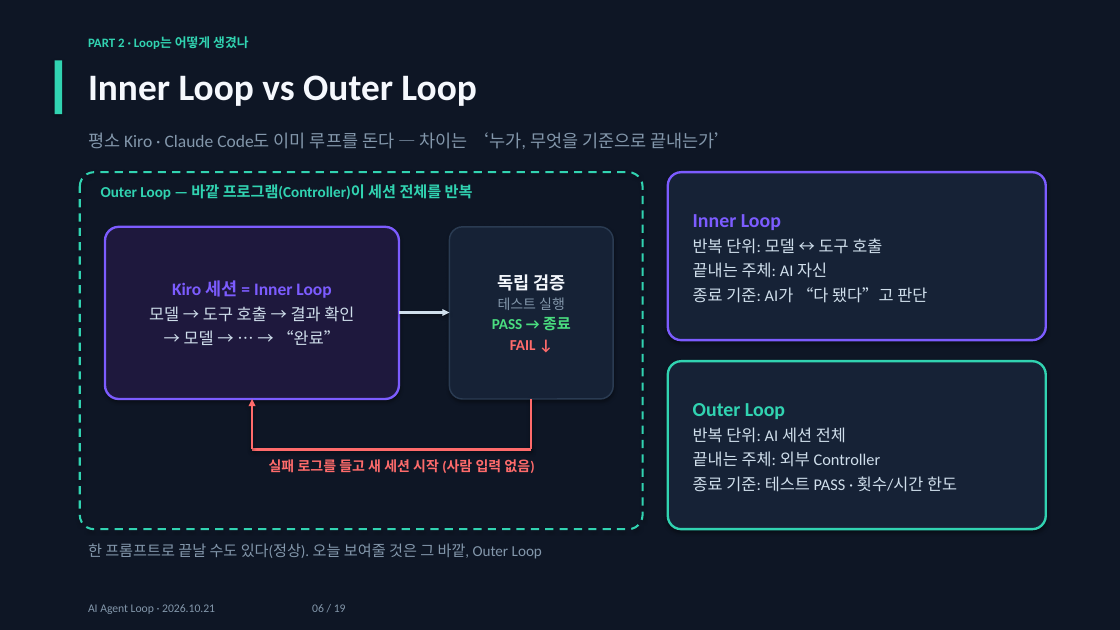
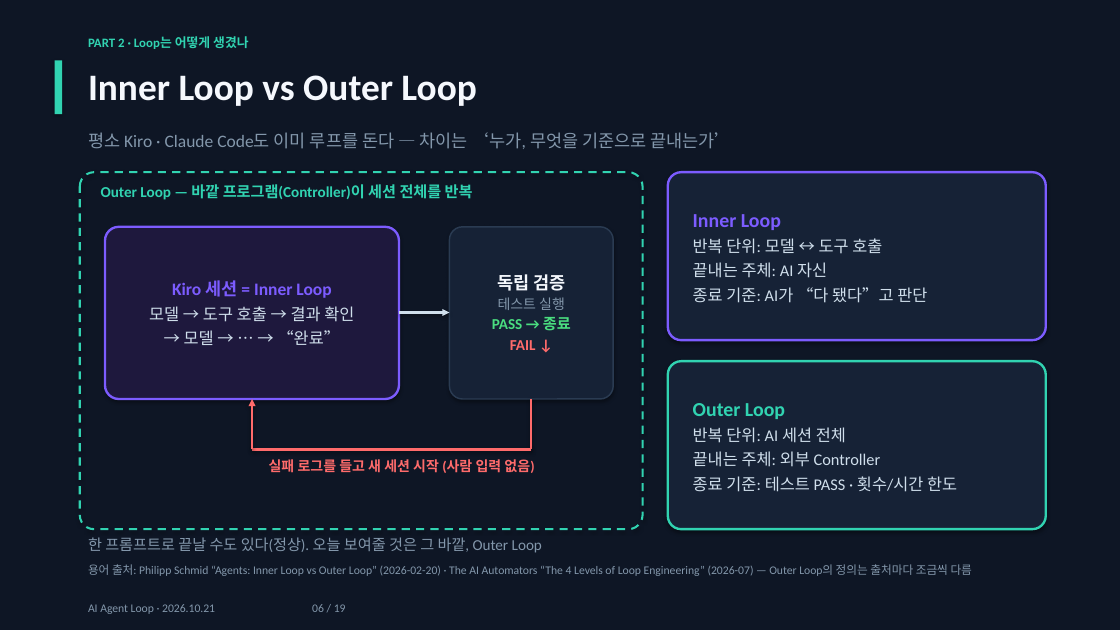
Before and after one commit to jaewon-i/kiro-agent-loop-demo, a slide deck: slide 6 of docs/AI_Agent_Loop.pptx. Drawn at 1120x630 pixels with LibreOffice and Linux fonts; fonts in the diff are those of the drawing. Boxes give left, top, right and bottom in pixels: in the first picture for what was removed or moved away, otherwise in the second. Text is boxed around its words. In the diff, an @@ line names an element or a change of style, - is before the commit and + after.

Commit message:
Cite Inner/Outer Loop sources on slides 6 and 19; update study guide

```diff
--- a/docs/AI_Agent_Loop.pptx
+++ b/docs/AI_Agent_Loop.pptx
@@ text "한 프롬프트로 끝날 수도 있다(정상). ...": place and size @@
-text "한 프롬프트로 끝날 수도 있다(정상). ..." at box(88, 543, 542, 559)
+text "한 프롬프트로 끝날 수도 있다(정상). ..." at box(88, 537, 542, 553)
@@ text added at box(88, 564, 972, 576), 10 pt, text #8397AB @@
+용어 출처: Philipp Schmid “Agents: Inner Loop vs Outer Loop” (2026-02-20) · The AI Automators “The 4 Levels of Loop Engineering” (2026-07) — Outer Loop의 정의는 출처마다 조금씩 다름
```
Also in this commit, not shown: 1 other slide changed, 1 other file.
